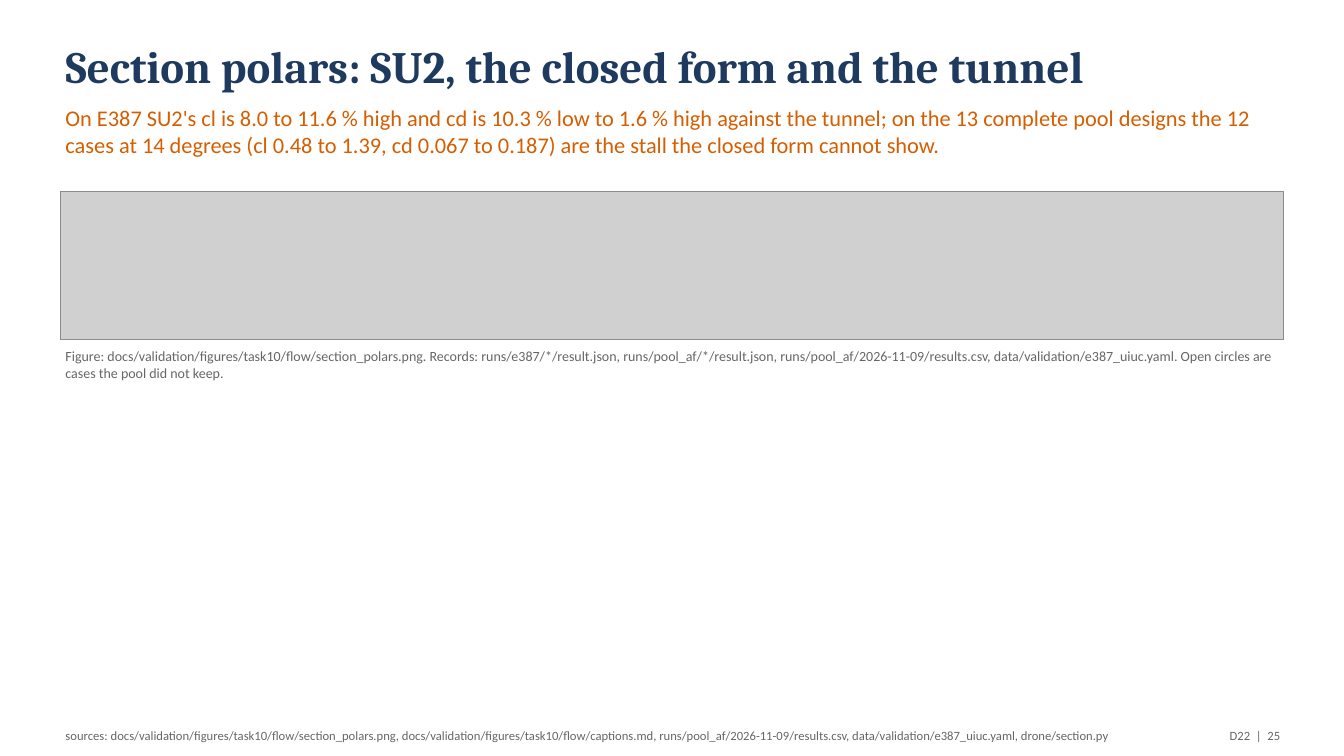
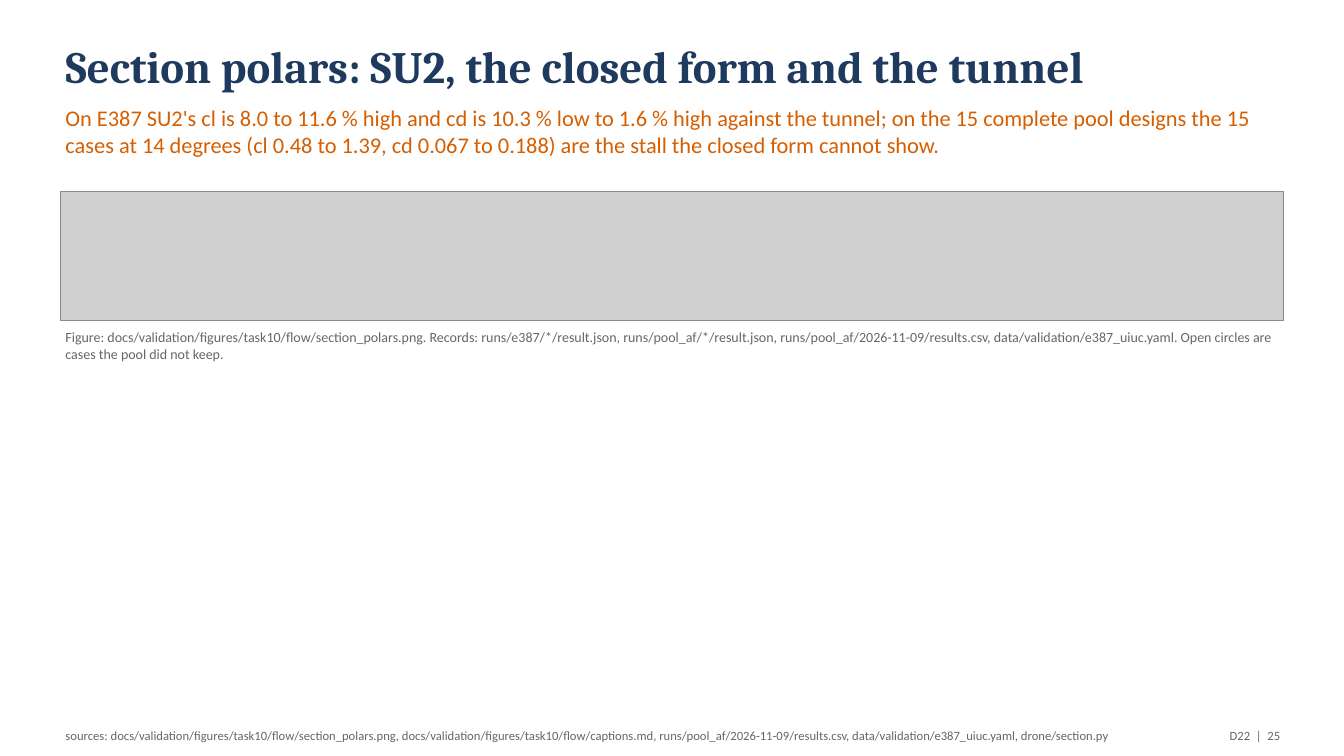
Before and after one commit to emarinhoss/ai-engineering, a slide deck: slide 25 of docs/talk/deck_drone.pptx. Drawn at 1344x756 pixels with LibreOffice and Linux fonts; fonts in the diff are those of the drawing; grey boxes stand for pictures. Boxes give left, top, right and bottom in pixels: in the first picture for what was removed or moved away, otherwise in the second. Text is boxed around its words. In the diff, an @@ line names an element or a change of style, - is before the commit and + after.

```diff
--- a/docs/talk/deck_drone.pptx
+++ b/docs/talk/deck_drone.pptx
@@ text at (x1=65, y1=110, x2=1250, y2=157): text changed @@
-On E387 SU2's cl is 8.0 to 11.6 % high and cd is 10.3 % low to 1.6 % high against the tunnel; on the 13 complete pool designs the 12 cases at 14 degrees (cl 0.48 to 1.39, cd 0.067 to 0.187) are the stall the closed form cannot show.
+On E387 SU2's cl is 8.0 to 11.6 % high and cd is 10.3 % low to 1.6 % high against the tunnel; on the 15 complete pool designs the 15 cases at 14 degrees (cl 0.48 to 1.39, cd 0.067 to 0.188) are the stall the closed form cannot show.
@@ picture resized from (x1=60, y1=192, x2=1284, y2=340) to (x1=60, y1=192, x2=1284, y2=321) @@
@@ text "Figure: docs/validation/figures/task10/flow/section_polars.p ..." moved from (x1=65, y1=351, x2=1271, y2=380) to (x1=65, y1=332, x2=1271, y2=361) @@
```
Also in this commit, not shown: 11 other slides changed, 5 other files.
